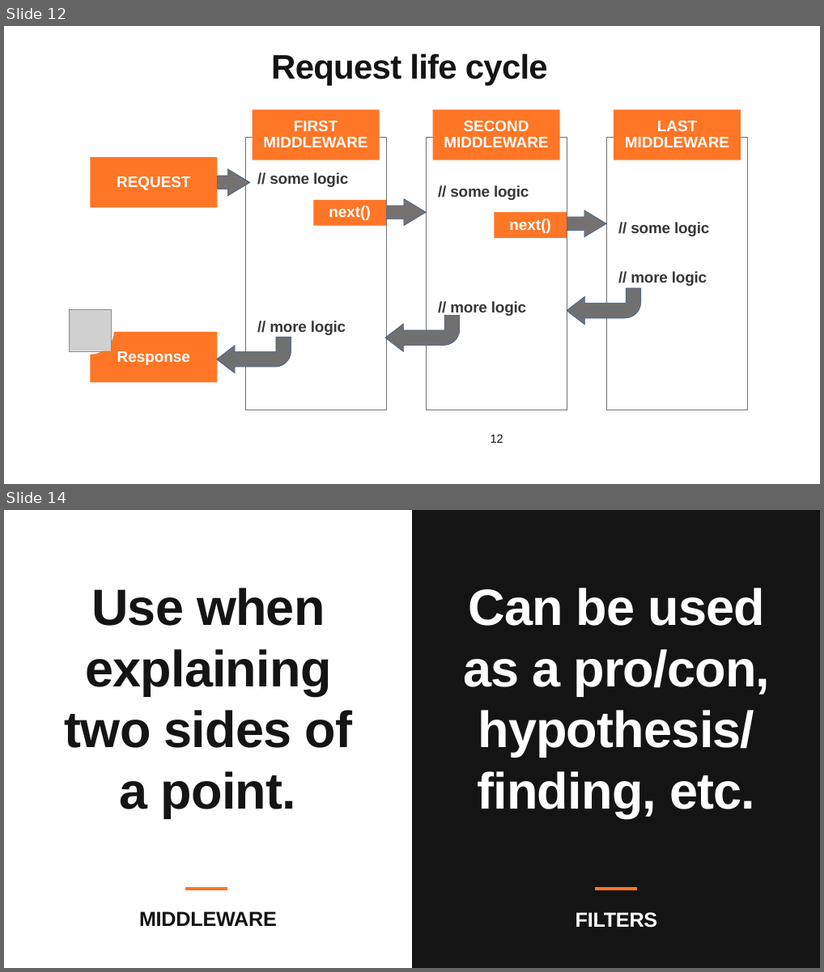
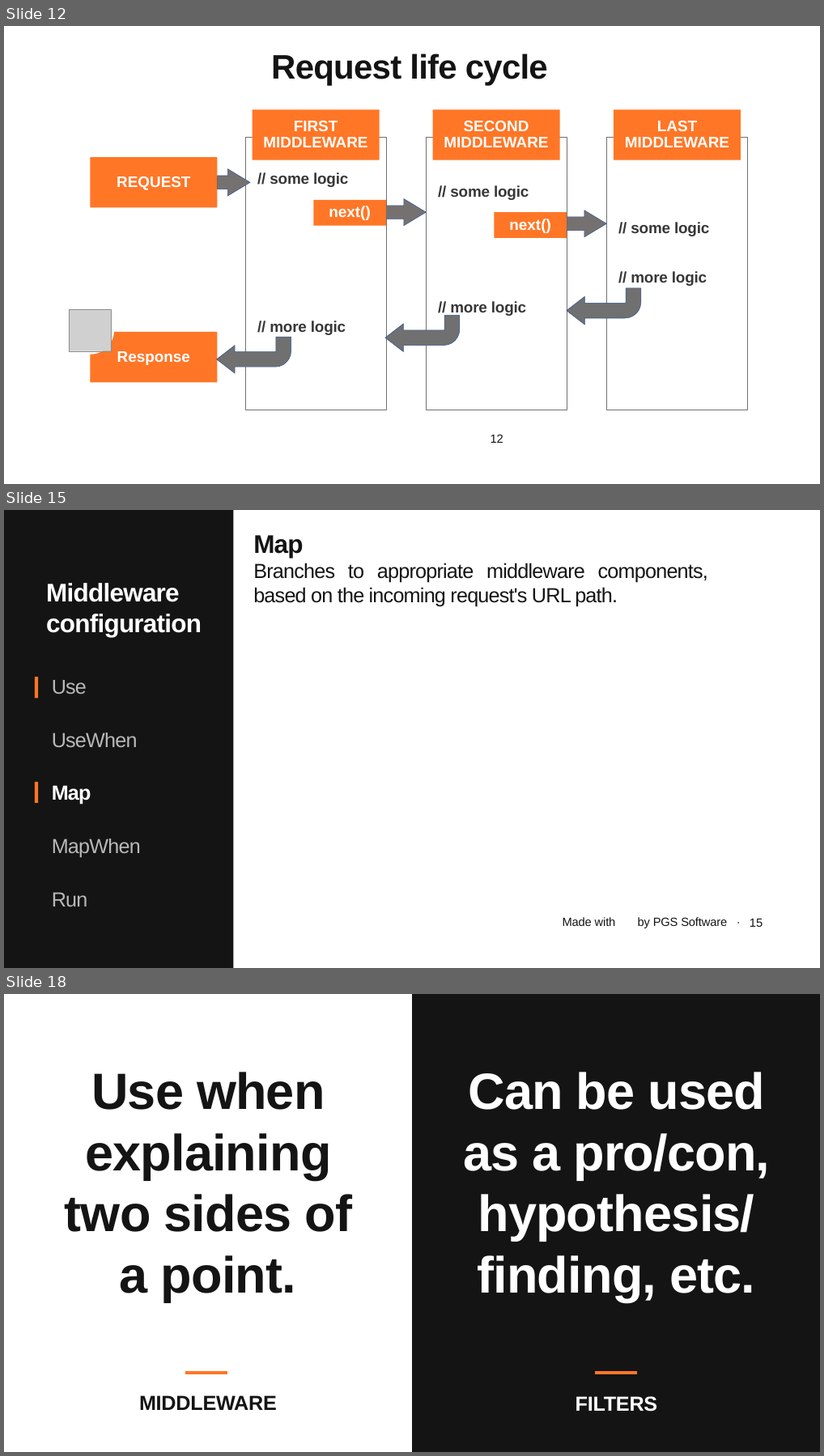
Before and after one commit to januszmarcinik/.NET-getting-started, a slide deck: PGS SharpDev.pptx. Shown one above the other, each under a label of ours: slides 12 and 14 before the commit, slides 12, 15 and 18 after it; the slides between them are not shown. The pictures are 824x972 and 824x1456 pixels, drawn with LibreOffice and Linux fonts; fonts in the diff are those of the drawing; grey boxes stand for pictures; background and template pictures are left out. Boxes give left, top, right and bottom in pixels: in the first picture for what was removed or moved away, otherwise in the second. Text is boxed around its words. In the diff, an @@ line names an element or a change of style, - is before the commit and + after.

Commit message:
Middleware options - descriptions

```diff
--- a/PGS SharpDev.pptx
+++ b/PGS SharpDev.pptx
@@ slide 15 added at (x1=4, y1=510, x2=820, y2=968), background #141414 @@
@@ rectangle added at (x1=234, y1=510, x2=820, y2=968), fill #FFFFFF @@
@@ text added at (x1=253, y1=535, x2=709, y2=607), 48 pt, text #141414 @@
+Map
+Branches to appropriate middleware components, based on the incoming request's URL path.
@@ text added at (x1=46, y1=583, x2=202, y2=637), 60 pt, text #FFFFFF, bold @@
+Middleware configuration
@@ text added at (x1=52, y1=680, x2=87, y2=694), 48 pt, text #FFFFFF at 70% opacity @@
+Use
@@ text added at (x1=52, y1=733, x2=138, y2=747), 48 pt, text #FFFFFF at 70% opacity @@
+UseWhen
@@ line added from (36, 782) to (36, 803), #FF7626 8 pt @@
@@ text added at (x1=52, y1=785, x2=91, y2=805), 48 pt, text #FFFFFF, bold @@
+Map
@@ text added at (x1=52, y1=839, x2=141, y2=857), 48 pt, text #FFFFFF at 70% opacity @@
+MapWhen
@@ text added at (x1=52, y1=892, x2=88, y2=907), 48 pt, text #FFFFFF at 70% opacity @@
+Run
@@ text added at (x1=563, y1=917, x2=727, y2=929), 28 pt, text #141414 @@
+Made with by PGS Software ·
@@ page number added at (x1=750, y1=919, x2=763, y2=927), 28 pt, text #141414 @@
+15
@@ what was slide 14 is now slide 18 @@
```
Also in this commit, not shown: 1 slide changed, 3 other slides added, 2 other files.
